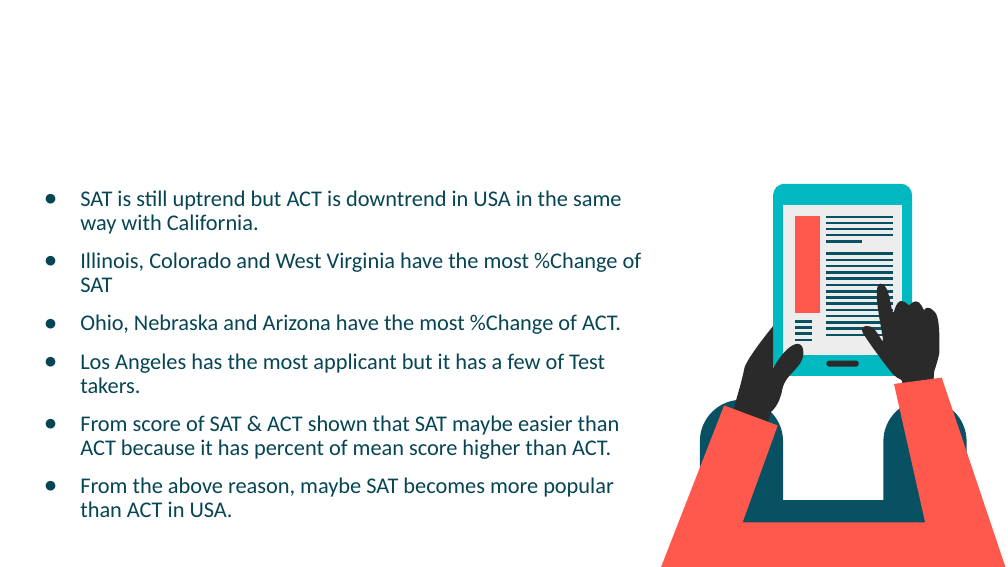
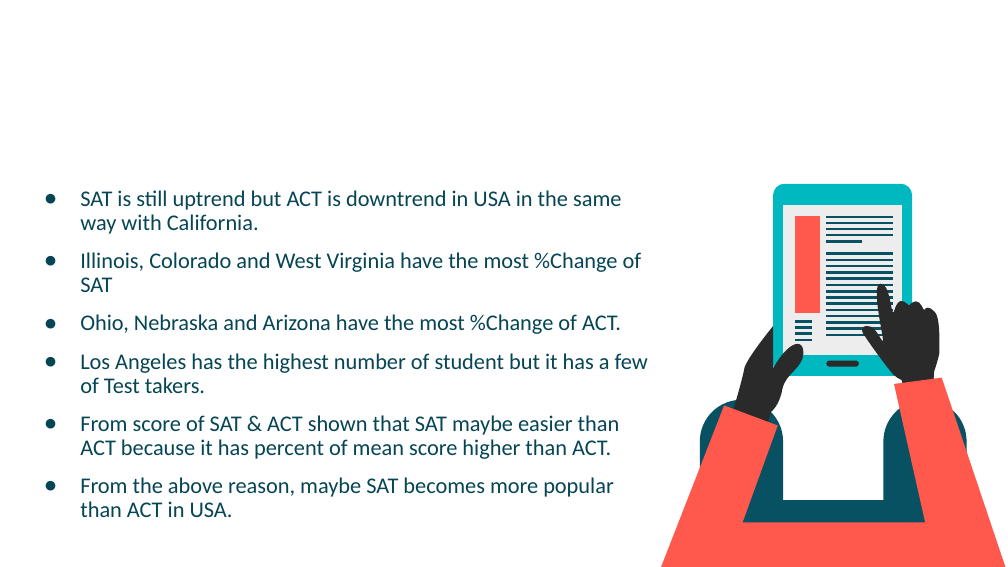
Before and after one commit to kuchaiyanont/Project_1, a slide deck: slide 14 of Project 1_SAT&ACT_Kanakorn.pptx. Drawn at 1008x567 pixels with LibreOffice and Linux fonts; fonts in the diff are those of the drawing; background and template pictures are left out. Boxes give left, top, right and bottom in pixels: in the first picture for what was removed or moved away, otherwise in the second. Text is boxed around its words. In the diff, an @@ line names an element or a change of style, - is before the commit and + after.

```diff
--- a/Project 1_SAT&ACT_Kanakorn.pptx
+++ b/Project 1_SAT&ACT_Kanakorn.pptx
@@ text at <box>80,353,648,393</box>: text changed @@
-● Los Angeles has the most applicant but it has a few of Test takers.
+● Los Angeles has the highest number of student but it has a few of Test takers.
```
